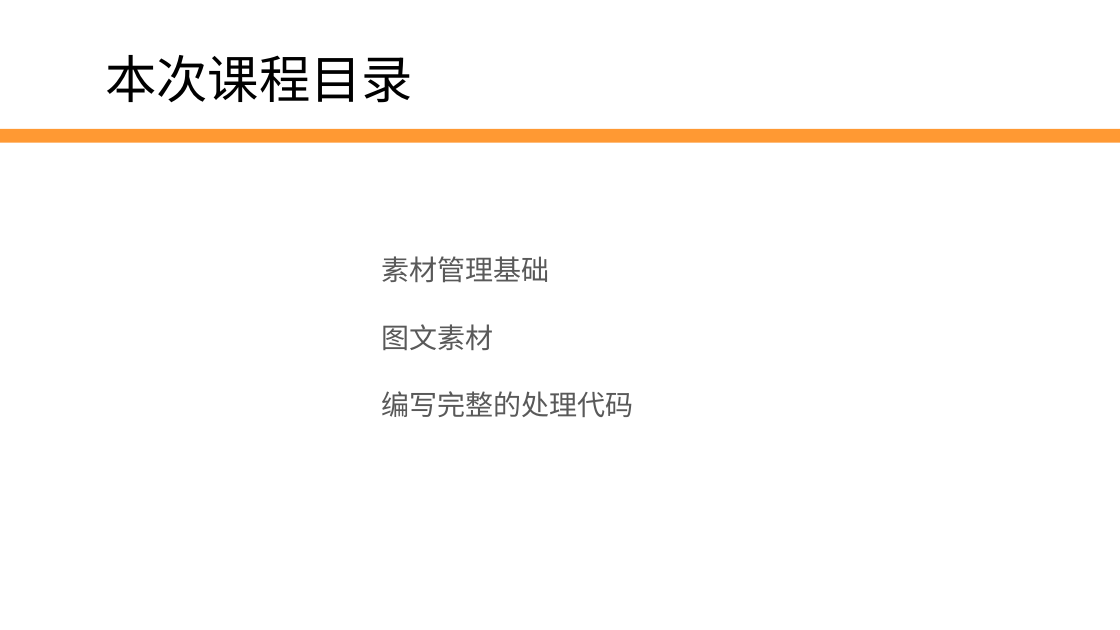
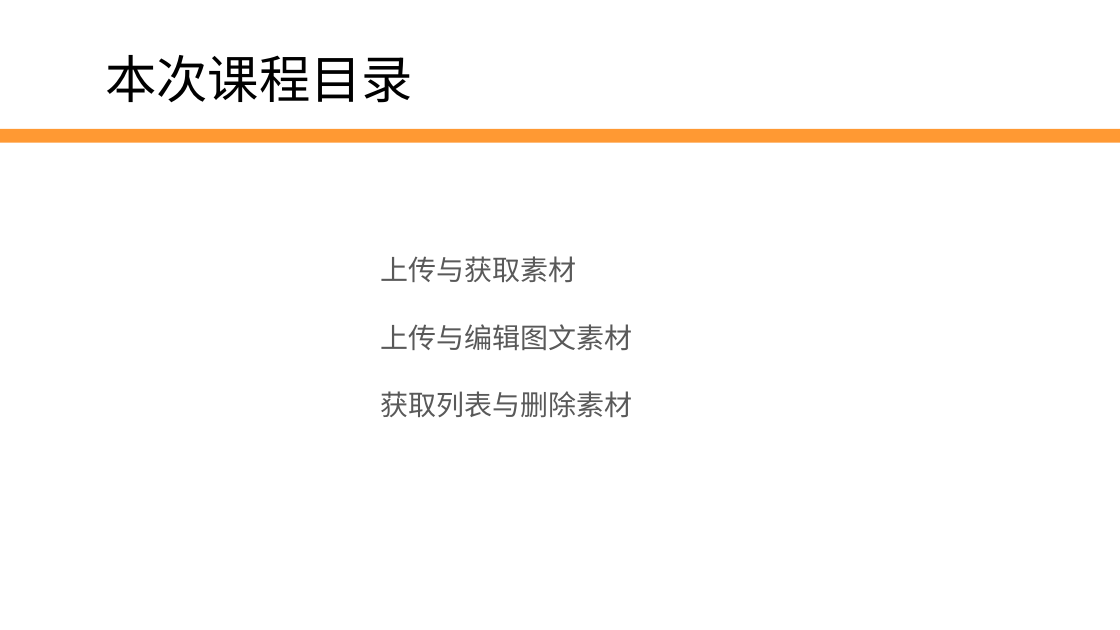
Before and after one commit to edu2act/2017-2018_1st_Wechat_Web_Programming, a slide deck: slide 2 of 第7讲 素材与图文消息.pptx. Drawn at 1120x630 pixels with LibreOffice and Linux fonts; fonts in the diff are those of the drawing; background and template pictures are left out. Boxes give left, top, right and bottom in pixels: in the first picture for what was removed or moved away, otherwise in the second. Text is boxed around its words. In the diff, an @@ line names an element or a change of style, - is before the commit and + after.

```diff
--- a/第7讲 素材与图文消息.pptx
+++ b/第7讲 素材与图文消息.pptx
@@ text at [380, 256, 632, 417]: text changed @@
-1. 素材管理基础
-2. 图文素材
-3. 编写完整的处理代码
+1. 上传与获取素材
+2. 上传与编辑图文素材
+3. 获取列表与删除素材
```
Also in this commit, not shown: 3 other slides changed, 19 slides added, 22 slides removed, 1 other file.
